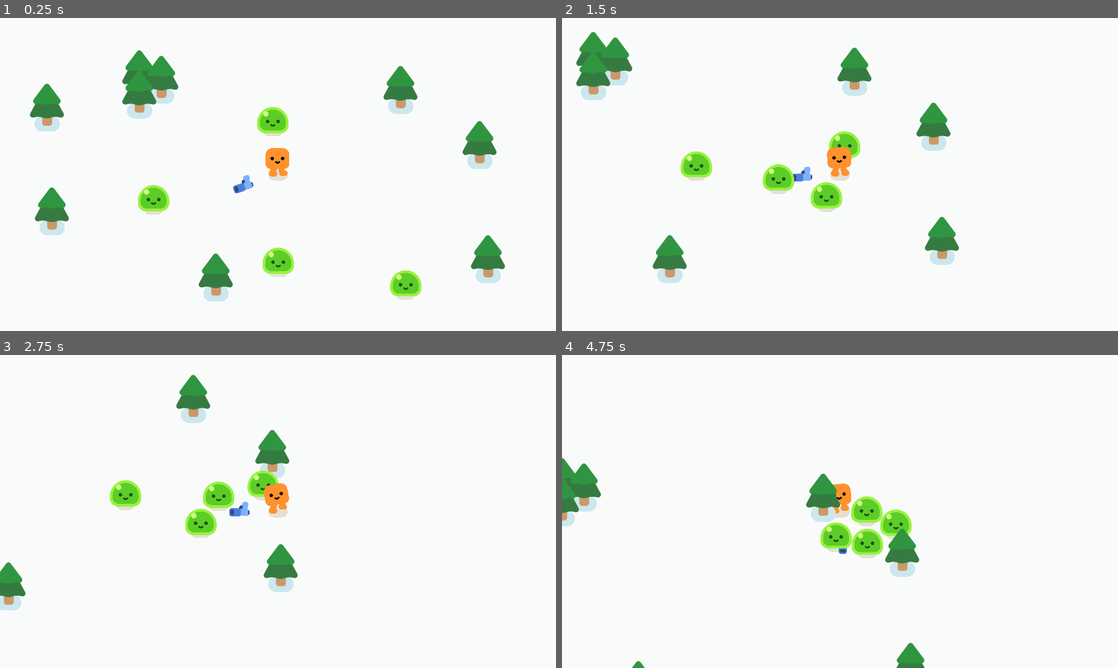
Above: before the commit, frames 1-4 (two rows, left to right).
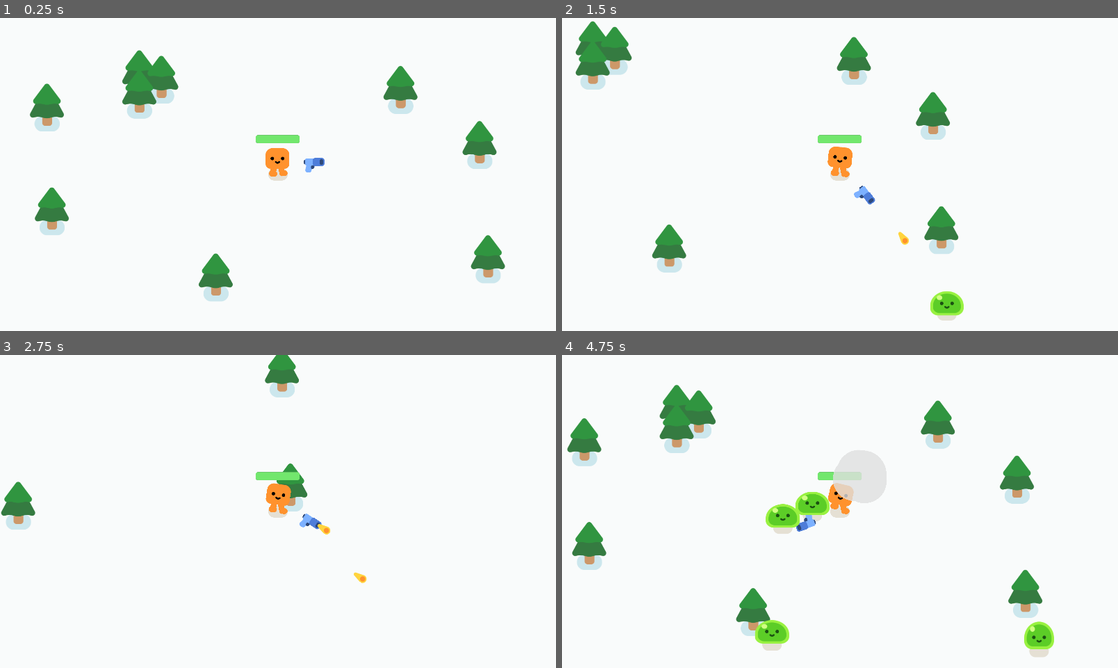
Above: after the commit, the same moments.

Repository: icekimo49/VampireSurvivorGDQuest
Game: Godot game, scene res://Main/main.tscn
Two runs of this game, one before a commit and one after it. Both use one fixed random seed, a clock stepped at 60 frames per second and the inputs below.
Inputs:
- Up to frame 1 (0.25 s): no input
- Up to frame 2 (1.5 s): hold D (move_right) 0.53-1.28 s; hold S (move_down) from 1.28 s (still down)
- Up to frame 3 (2.75 s): release S (move_down) at 2.03 s; hold D (move_right) from 2.03 s (still down)
- Up to frame 4 (4.75 s): release D (move_right) at 2.78 s; hold W (move_up) 2.78-3.53 s; hold A (move_left) from 3.53 s (still down)

The runs differ from the first frame. In frame 1, 2.2% of the frame differs, in the area x 24-76%, y 28-90%; in frame 2, 6.7%; in frame 3, 6.1%; in frame 4, 11%, in the area x 0-89%, y 9-100%.

Commit message:
VapireSurvivorGDQuest (DONE)

Diff:
--- /dev/null
+++ b/Main/main.gd
@@ -0,0 +1,26 @@
+extends Node2D
+
+var kalah : bool
+
+func _ready():
+	kalah = false
+	pass
+
+func spawn_mob():
+	var new_mob = preload("res://characters/Mob/mob.tscn").instantiate()
+	%lokasiSpawn.progress_ratio = randf()
+	new_mob.global_position = %lokasiSpawn.global_position
+	add_child(new_mob)
+
+func _on_timer_timeout():
+	spawn_mob()
+	%TimerSpawn.wait_time = randf()
+
+func _on_player_player_mati():
+	%GameOver.visible = true
+	kalah = true
+
+func _on_button_pressed():
+	if !kalah :
+		return
+	get_tree().reload_current_scene()
--- a/Main/main.tscn
+++ b/Main/main.tscn
@@ -1,11 +1,18 @@
-[gd_scene load_steps=4 format=3 uid="uid://62n44u0tf44e"]
+[gd_scene load_steps=5 format=3 uid="uid://62n44u0tf44e"]
 
 [ext_resource type="PackedScene" uid="uid://dbxoyt83rvi6c" path="res://characters/Player/player.tscn" id="1_gmf3f"]
+[ext_resource type="Script" path="res://Main/main.gd" id="1_h2sye"]
 [ext_resource type="PackedScene" uid="uid://lan5imy5o6a" path="res://characters/Pohon/Pinus/pohon_pinus.tscn" id="2_7yovg"]
-[ext_resource type="PackedScene" uid="uid://4f5hyktlgpgt" path="res://characters/Mob/mob.tscn" id="2_i48qg"]
+
+[sub_resource type="Curve2D" id="Curve2D_gmqg3"]
+_data = {
+"points": PackedVector2Array(0, 0, 0, 0, -145, -226, 0, 0, 0, 0, 2092, -210, 0, 0, 0, 0, 2172, 1168, 0, 0, 0, 0, -97, 1136, 0, 0, 0, 0, -145, -226)
+}
+point_count = 5
 
 [node name="Main" type="Node2D"]
 y_sort_enabled = true
+script = ExtResource("1_h2sye")
 
 [node name="CanvasLayer" type="CanvasLayer" parent="."]
 layer = -1
@@ -15,24 +22,17 @@
 offset_bottom = 1086.0
 color = Color(0.975999, 0.984477, 0.984634, 1)
 
-[node name="Player" parent="." instance=ExtResource("1_gmf3f")]
+[node name="Player" parent="." groups=["Player"] instance=ExtResource("1_gmf3f")]
 position = Vector2(974, 500)
 
-[node name="Mob" parent="." node_paths=PackedStringArray("player") instance=ExtResource("2_i48qg")]
-position = Vector2(484, 634)
-player = NodePath("../Player")
+[node name="Path2D" type="Path2D" parent="Player"]
+position = Vector2(-974, -500)
+curve = SubResource("Curve2D_gmqg3")
 
-[node name="Mob2" parent="." node_paths=PackedStringArray("player") instance=ExtResource("2_i48qg")]
-position = Vector2(975, 896)
-player = NodePath("../Player")
-
-[node name="Mob3" parent="." node_paths=PackedStringArray("player") instance=ExtResource("2_i48qg")]
-position = Vector2(1461, 954)
-player = NodePath("../Player")
-
-[node name="Mob4" parent="." node_paths=PackedStringArray("player") instance=ExtResource("2_i48qg")]
-position = Vector2(949, 286)
-player = NodePath("../Player")
+[node name="lokasiSpawn" type="PathFollow2D" parent="Player/Path2D"]
+unique_name_in_owner = true
+position = Vector2(-145, -226)
+rotation = 0.00715231
 
 [node name="PohonPinus" parent="." instance=ExtResource("2_7yovg")]
 position = Vector2(177, 321)
@@ -60,3 +60,63 @@
 
 [node name="PohonPinus9" parent="." instance=ExtResource("2_7yovg")]
 position = Vector2(760, 907)
+
+[node name="TimerSpawn" type="Timer" parent="."]
+unique_name_in_owner = true
+wait_time = 0.4
+autostart = true
+
+[node name="GameOver" type="CanvasLayer" parent="."]
+unique_name_in_owner = true
+visible = false
+
+[node name="ColorRect" type="ColorRect" parent="GameOver"]
+anchors_preset = 15
+anchor_right = 1.0
+anchor_bottom = 1.0
+grow_horizontal = 2
+grow_vertical = 2
+mouse_filter = 2
+color = Color(0, 0, 0, 0.454902)
+
+[node name="Label" type="Label" parent="GameOver"]
+anchors_preset = 8
+anchor_left = 0.5
+anchor_top = 0.5
+anchor_right = 0.5
+anchor_bottom = 0.5
+offset_left = -41.5
+offset_top = -11.5
+offset_right = 41.5
+offset_bottom = 11.5
+grow_horizontal = 2
+grow_vertical = 2
+theme_override_font_sizes/font_size = 90
+text = "GameOver"
+
+[node name="Label2" type="Label" parent="GameOver"]
+anchors_preset = 8
+anchor_left = 0.5
+anchor_top = 0.5
+anchor_right = 0.5
+anchor_bottom = 0.5
+offset_left = -375.5
+offset_top = 68.0
+offset_right = 375.5
+offset_bottom = 192.0
+grow_horizontal = 2
+grow_vertical = 2
+theme_override_font_sizes/font_size = 60
+text = "\"Pencet untuk Mulai Lagi\""
+
+[node name="Button" type="Button" parent="GameOver"]
+modulate = Color(1, 1, 1, 0)
+offset_left = 88.0
+offset_top = 56.0
+offset_right = 1879.0
+offset_bottom = 1049.0
+text = "TOMBOL"
+
+[connection signal="player_mati" from="Player" to="." method="_on_player_player_mati"]
+[connection signal="timeout" from="TimerSpawn" to="." method="_on_timer_timeout"]
+[connection signal="pressed" from="GameOver/Button" to="." method="_on_button_pressed"]
--- a/characters/Mob/mob.gd
+++ b/characters/Mob/mob.gd
@@ -1,11 +1,27 @@
 extends CharacterBody2D
+
+var nyawa = 4
 
 @export var player : CharacterBody2D
 
+func _ready():
+	player = get_tree().get_first_node_in_group("Player")
+	%Slime.play_walk()
+
 func _physics_process(delta):
+	if !player:
+		return
 	var arah = global_position.direction_to(player.global_position)
 	velocity = arah * 250
 	move_and_slide()
 
 func menerima_damage():
-	pass
+	nyawa -= 1
+	%Slime.play_hurt()
+
+	if nyawa <= 0:
+		const ASEP = preload("res://smoke_explosion/smoke_explosion.tscn")
+		var new_asep = ASEP.instantiate()
+		new_asep.global_position = global_position
+		get_parent().add_child(new_asep)
+		queue_free()
--- a/characters/Mob/mob.tscn
+++ b/characters/Mob/mob.tscn
@@ -12,6 +12,7 @@
 script = ExtResource("1_smwep")
 
 [node name="Slime" parent="." instance=ExtResource("2_2ymmt")]
+unique_name_in_owner = true
 
 [node name="CollisionShape2D" type="CollisionShape2D" parent="."]
 position = Vector2(2, -25)
--- a/characters/Player/player.gd
+++ b/characters/Player/player.gd
@@ -1,5 +1,9 @@
 extends CharacterBody2D
 
+signal player_mati
+
+var darah = 100.0
+const DAMAGE = 5.0
 
 @onready var happy_boo = $HappyBoo
 
@@ -12,3 +16,10 @@
 		happy_boo.play_walk_animation()
 	elif velocity.length()== 0.0 :
 		happy_boo.play_idle_animation()
+
+	%DarahBar.value = darah
+	var musuh_yang_menempel = %HurtBox.get_overlapping_bodies()
+	darah -= musuh_yang_menempel.size() * DAMAGE * delta
+
+	if darah <= 0:
+		player_mati.emit()
--- a/characters/Player/player.tscn
+++ b/characters/Player/player.tscn
@@ -6,6 +6,23 @@
 
 [sub_resource type="CircleShape2D" id="CircleShape2D_c20fc"]
 radius = 39.2046
+
+[sub_resource type="CircleShape2D" id="CircleShape2D_gsnsy"]
+radius = 40.0125
+
+[sub_resource type="StyleBoxFlat" id="StyleBoxFlat_wp55d"]
+bg_color = Color(0.152941, 0.168627, 0.188235, 1)
+corner_radius_top_left = 8
+corner_radius_top_right = 8
+corner_radius_bottom_right = 8
+corner_radius_bottom_left = 8
+
+[sub_resource type="StyleBoxFlat" id="StyleBoxFlat_wtcgf"]
+bg_color = Color(0.446167, 0.905064, 0.428401, 1)
+corner_radius_top_left = 8
+corner_radius_top_right = 8
+corner_radius_bottom_right = 8
+corner_radius_bottom_left = 8
 
 [node name="Player" type="CharacterBody2D"]
 collision_mask = 3
@@ -23,3 +40,24 @@
 position = Vector2(-4, -19)
 collision_layer = 0
 collision_mask = 2
+
+[node name="HurtBox" type="Area2D" parent="."]
+unique_name_in_owner = true
+collision_layer = 0
+collision_mask = 2
+
+[node name="CollisionShape2D" type="CollisionShape2D" parent="HurtBox"]
+shape = SubResource("CircleShape2D_gsnsy")
+debug_color = Color(0.957523, 0.0288581, 0.516579, 0.42)
+
+[node name="DarahBar" type="ProgressBar" parent="."]
+unique_name_in_owner = true
+offset_left = -77.0
+offset_top = -136.0
+offset_right = 75.0
+offset_bottom = -109.0
+scale = Vector2(1, 1.04)
+theme_override_styles/background = SubResource("StyleBoxFlat_wp55d")
+theme_override_styles/fill = SubResource("StyleBoxFlat_wtcgf")
+value = 50.07
+show_percentage = false
Not shown: 1 places in characters/Player/player.tscn that only renumber resources
Not shown: 1 places in smoke_explosion/smoke_explosion.tscn that only renumber resources
